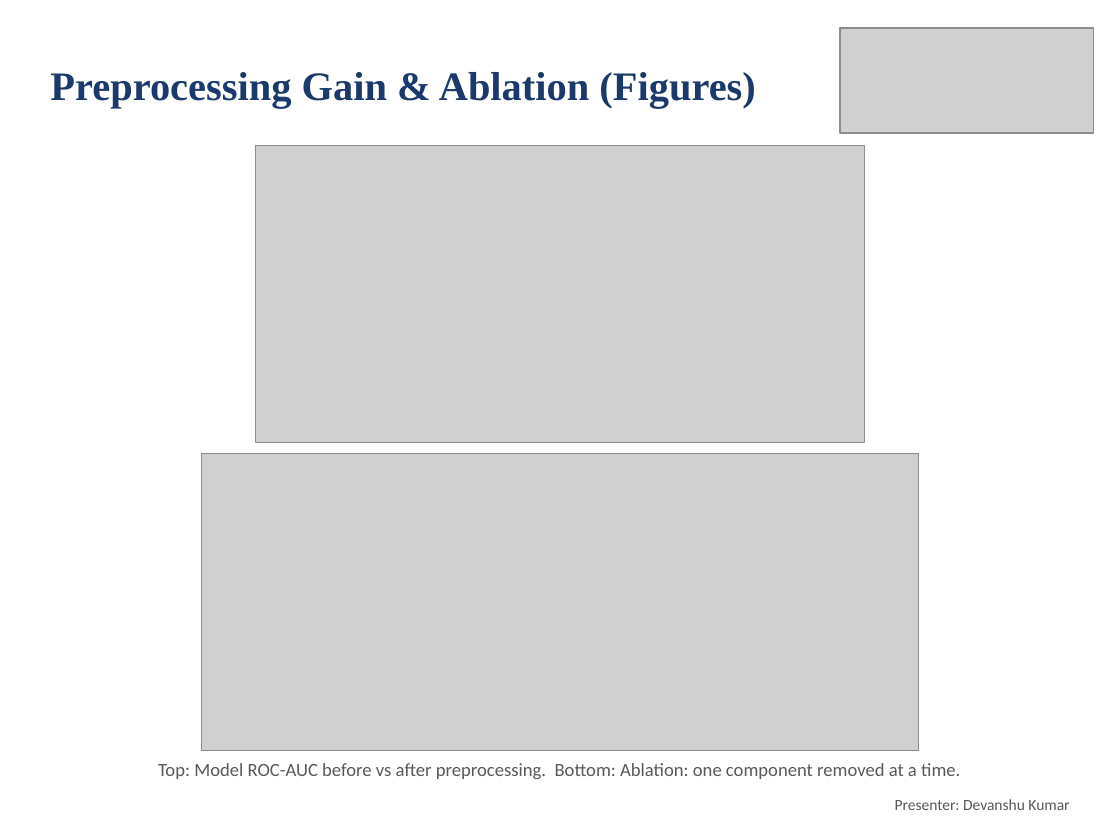
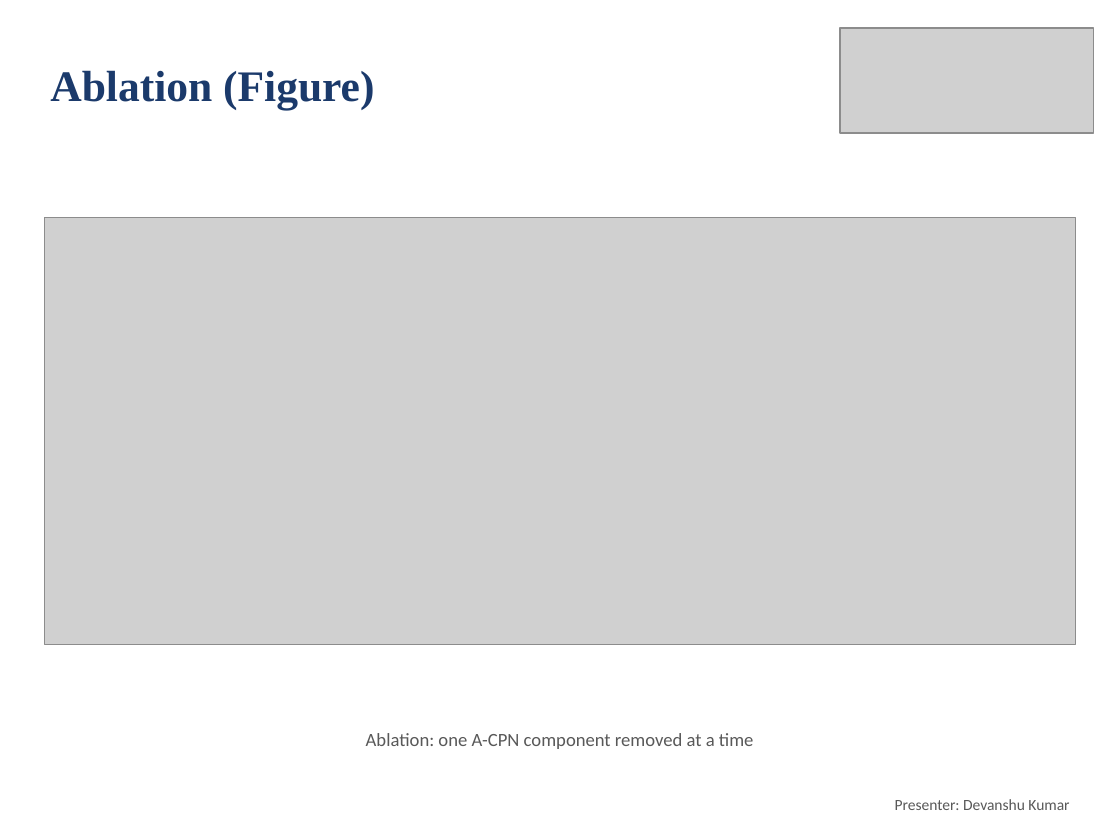
Before and after one commit to deepankarkumar1310/hadoop-ml-algorithm-, a slide deck: slide 24 of docs/Review2_Deck.pptx (slide 25 before the commit). Drawn at 1120x840 pixels with LibreOffice and Linux fonts; fonts in the diff are those of the drawing; grey boxes stand for pictures. Boxes give left, top, right and bottom in pixels: in the first picture for what was removed or moved away, otherwise in the second. Text is boxed around its words. In the diff, an @@ line names an element or a change of style, - is before the commit and + after.

```diff
--- a/docs/Review2_Deck.pptx
+++ b/docs/Review2_Deck.pptx
@@ title at (50, 70, 374, 110): text changed; size 26 to 28 pt @@
-Preprocessing Gain & Ablation (Figures)
+Ablation (Figure)
@@ picture removed at (255, 146, 865, 442) @@
@@ picture: place and size @@
-picture at (202, 454, 918, 750)
+picture at (45, 217, 1075, 644)
@@ text at (366, 733, 754, 749): text changed @@
-Top: Model ROC-AUC before vs after preprocessing. Bottom: Ablation: one component removed at a time.
+Ablation: one A-CPN component removed at a time
```
Also in this commit, not shown: 8 other slides changed, 3 slides added, 1 slide removed, 3 other files.
